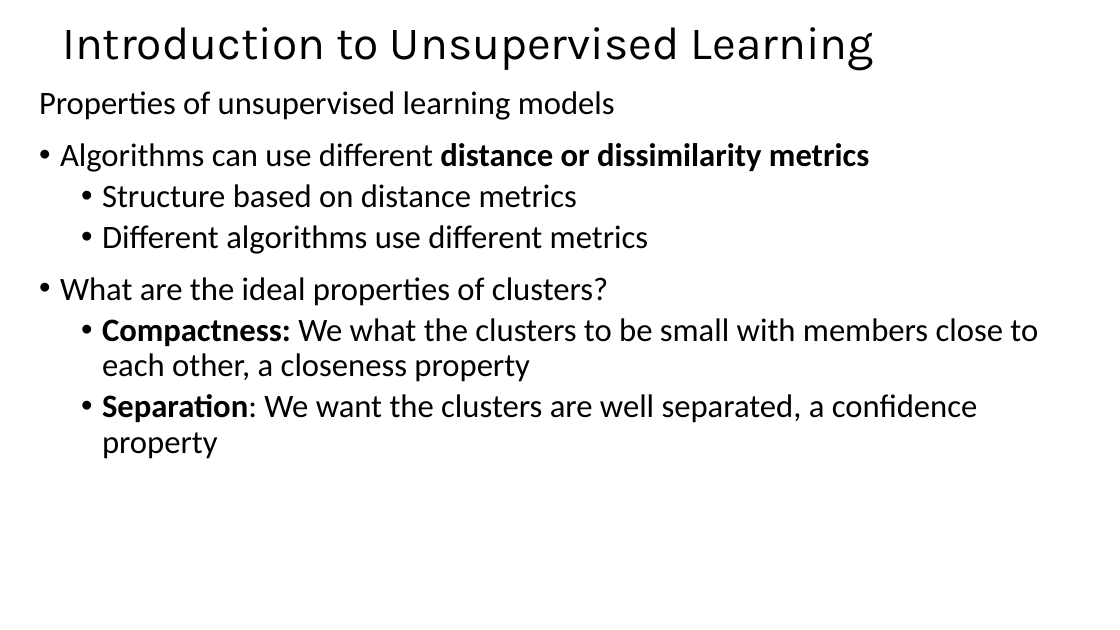
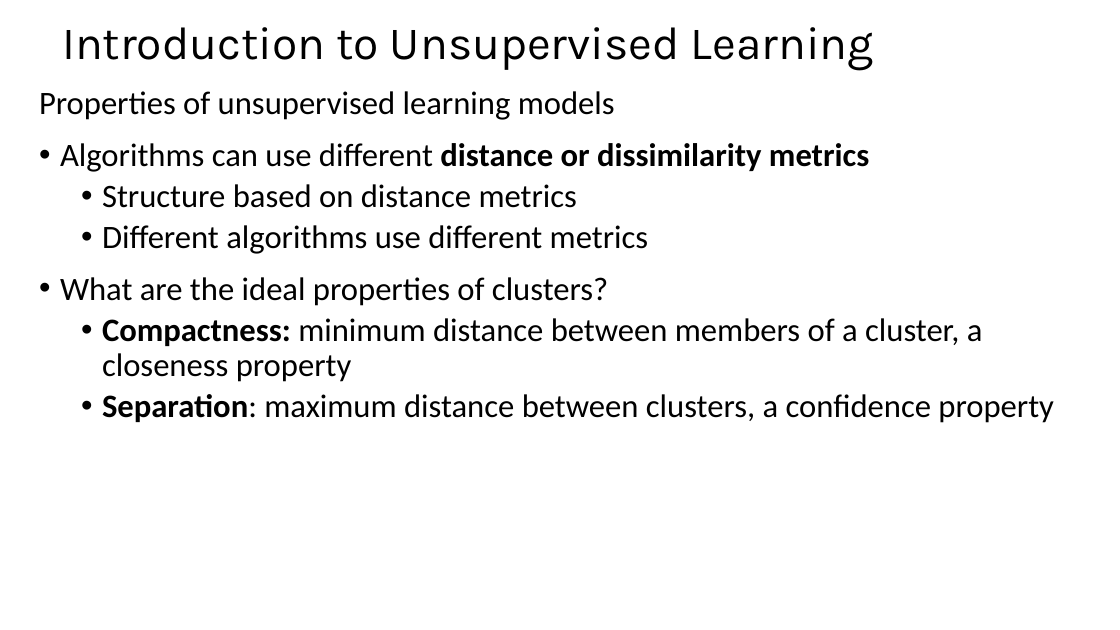
Before and after one commit to StephenElston/CSCI-E-108, a slide deck: slide 6 of slides/9_IntroductionToClustering.pptx (slide 5 before the commit). Drawn at 1120x630 pixels with LibreOffice and Linux fonts; fonts in the diff are those of the drawing. Boxes give left, top, right and bottom in pixels: in the first picture for what was removed or moved away, otherwise in the second. Text is boxed around its words. In the diff, an @@ line names an element or a change of style, - is before the commit and + after.

```diff
--- a/slides/9_IntroductionToClustering.pptx
+++ b/slides/9_IntroductionToClustering.pptx
@@ text at [102, 318, 1054, 423]: text changed @@
-  • Compactness: We what the clusters to be small with members close to each other, a closeness property
-  • Separation: We want the clusters are well separated, a confidence property
+  • Compactness: minimum distance between members of a cluster, a closeness property
+  • Separation: maximum distance between clusters, a confidence property
```
Also in this commit, not shown: 6 other slides changed, 3 slides added, 1 slide removed.
